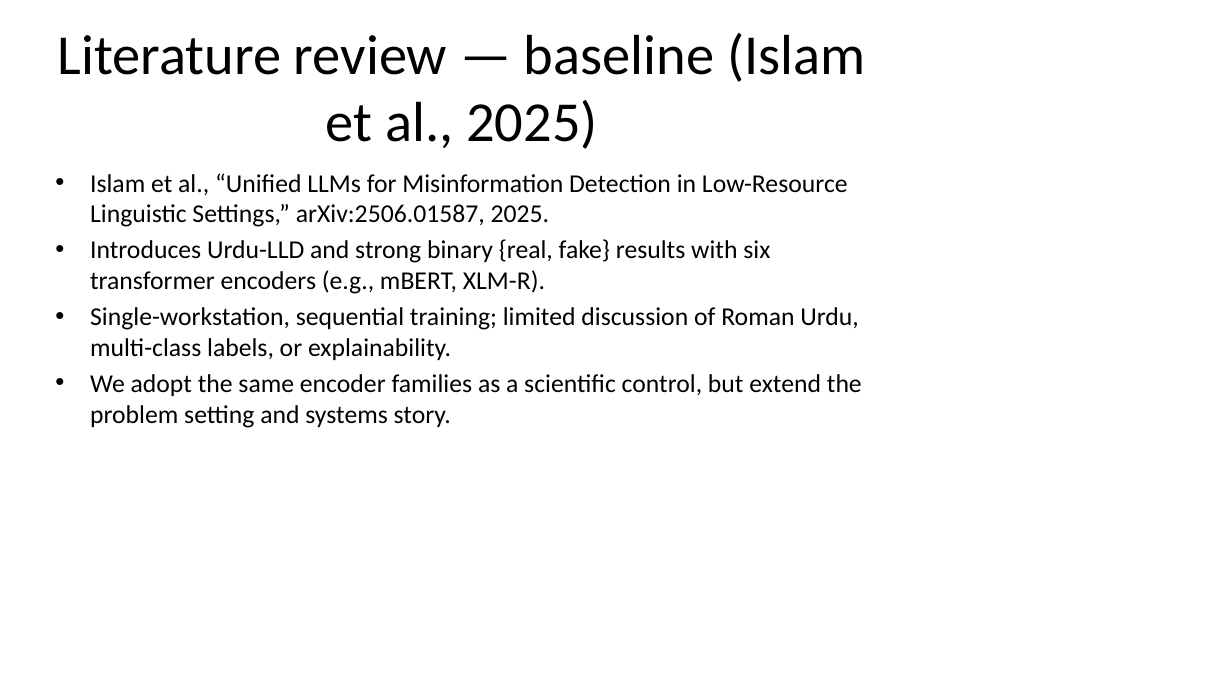
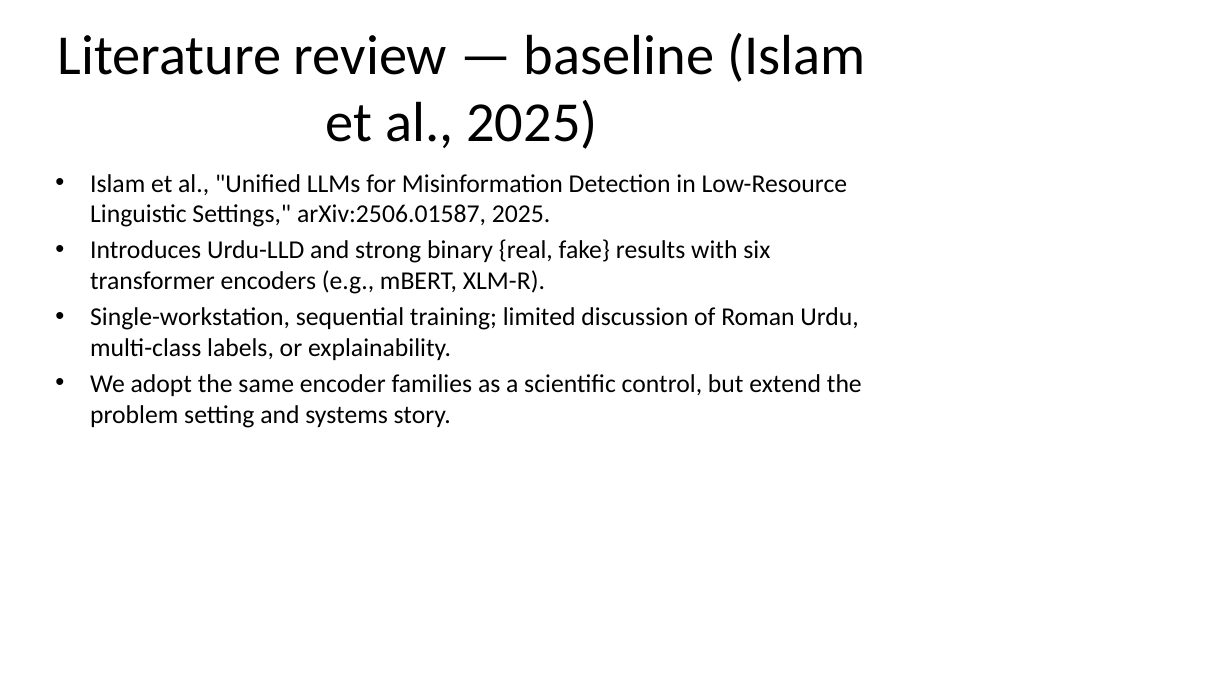
Before and after one commit to D3aThNdDeMiSe/FASTUrduGuard, a slide deck: slide 3 of docs/FastUrduGuard_Presentation.pptx. Drawn at 1232x693 pixels with LibreOffice and Linux fonts; fonts in the diff are those of the drawing. Boxes give left, top, right and bottom in pixels: in the first picture for what was removed or moved away, otherwise in the second. Text is boxed around its words. In the diff, an @@ line names an element or a change of style, - is before the commit and + after.

```diff
--- a/docs/FastUrduGuard_Presentation.pptx
+++ b/docs/FastUrduGuard_Presentation.pptx
@@ text at [90,174,848,227]: text changed @@
-• Islam et al., “Unified LLMs for Misinformation Detection in Low-Resource Linguistic Settings,” arXiv:2506.01587, 2025.
+• Islam et al., "Unified LLMs for Misinformation Detection in Low-Resource Linguistic Settings," arXiv:2506.01587, 2025.
```
Also in this commit, not shown: 2 other slides changed, 1 slide added, 1 slide removed, 1 other file.
